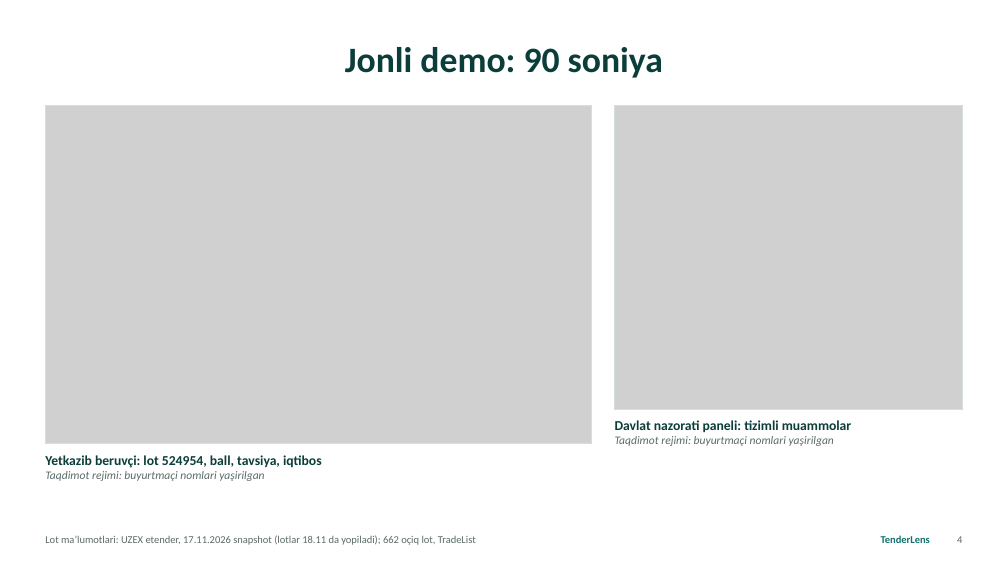
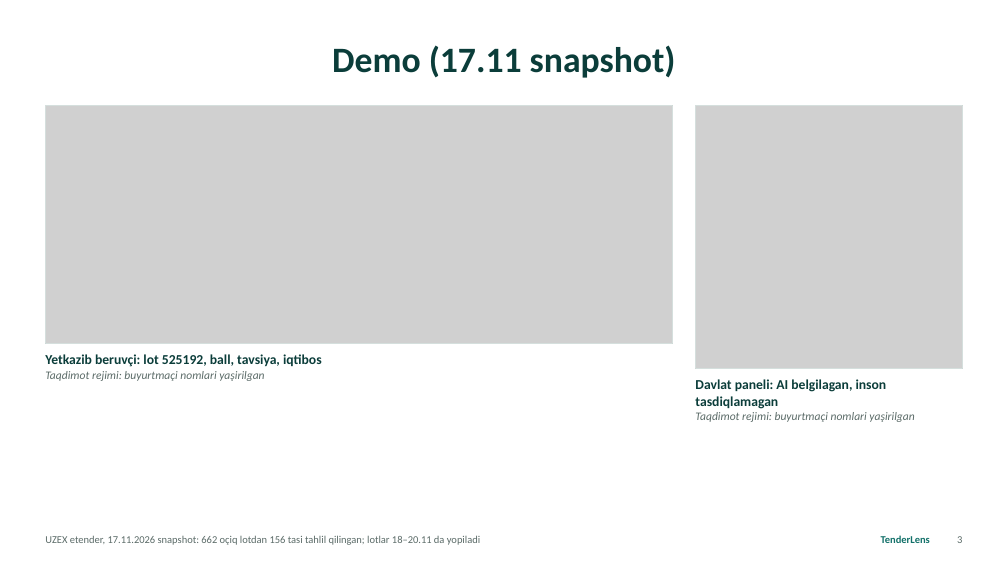
Before and after one commit to kamol1dn/tenderlens, a slide deck: slide 3 of tenderlens/deck/TenderLens_yangi_alifbo.pptx (slide 4 before the commit). Drawn at 1008x567 pixels with LibreOffice and Linux fonts; fonts in the diff are those of the drawing; grey boxes stand for pictures. Boxes give left, top, right and bottom in pixels: in the first picture for what was removed or moved away, otherwise in the second. Text is boxed around its words. In the diff, an @@ line names an element or a change of style, - is before the commit and + after.

```diff
--- a/tenderlens/deck/TenderLens_yangi_alifbo.pptx
+++ b/tenderlens/deck/TenderLens_yangi_alifbo.pptx
@@ title at (332,45,676,78): text changed @@
-Jonli demo: 90 soniya
+Demo (17.11 snapshot)
@@ rectangle: place and size @@
-rectangle at (45,106,592,444)
+rectangle at (45,106,673,343)
@@ picture: place and size @@
-picture at (45,106,592,444)
+picture at (45,106,673,343)
@@ rectangle: place and size @@
-rectangle at (615,106,963,409)
+rectangle at (696,106,963,368)
@@ picture: place and size @@
-picture at (615,106,963,409)
+picture at (696,106,963,368)
@@ text at (45,354,322,367): text changed @@
-Yetkazib beruvçi: lot 524954, ball, tavsiya, iqtibos
+Yetkazib beruvçi: lot 525192, ball, tavsiya, iqtibos
@@ text "Yetkazib beruvçi: lot 525192, ball, ...": place and size @@
-text "Yetkazib beruvçi: lot 525192, ball, ..." at (45,455,322,481)
+text "Yetkazib beruvçi: lot 525192, ball, ..." at (45,354,322,381)
@@ text at (695,379,887,409): text changed @@
-Davlat nazorati paneli: tizimli muammolar
+Davlat paneli: AI belgilagan, inson tasdiqlamagan
@@ text "Davlat paneli: AI belgilagan, inson ...": place and size @@
-text "Davlat paneli: AI belgilagan, inson ..." at (615,420,851,446)
+text "Davlat paneli: AI belgilagan, inson ..." at (695,379,914,422)
@@ text at (45,535,480,545): text changed @@
-Lot maʼlumotlari: UZEX etender, 17.11.2026 snapshot (lotlar 18.11 da yopiladi); 662 oçiq lot, TradeList
+UZEX etender, 17.11.2026 snapshot: 662 oçiq lotdan 156 tasi tahlil qilingan; lotlar 18–20.11 da yopiladi
@@ page number at (957,536,962,543): text changed @@
-4
+3
```
Also in this commit, not shown: 6 other slides changed, 6 slides added, 5 slides removed, 7 other files.
